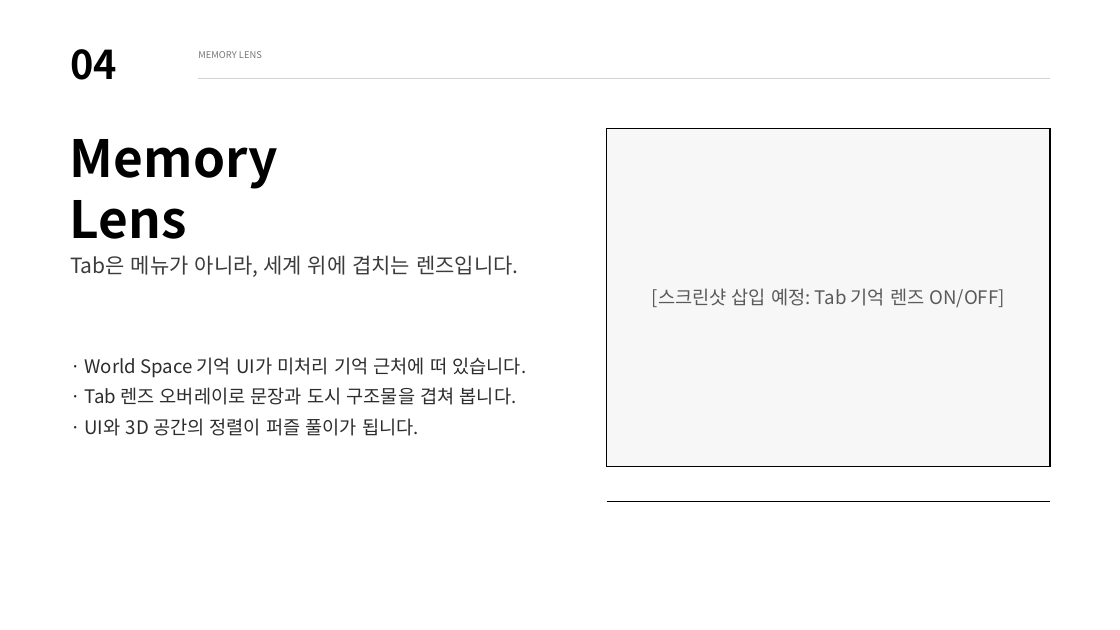
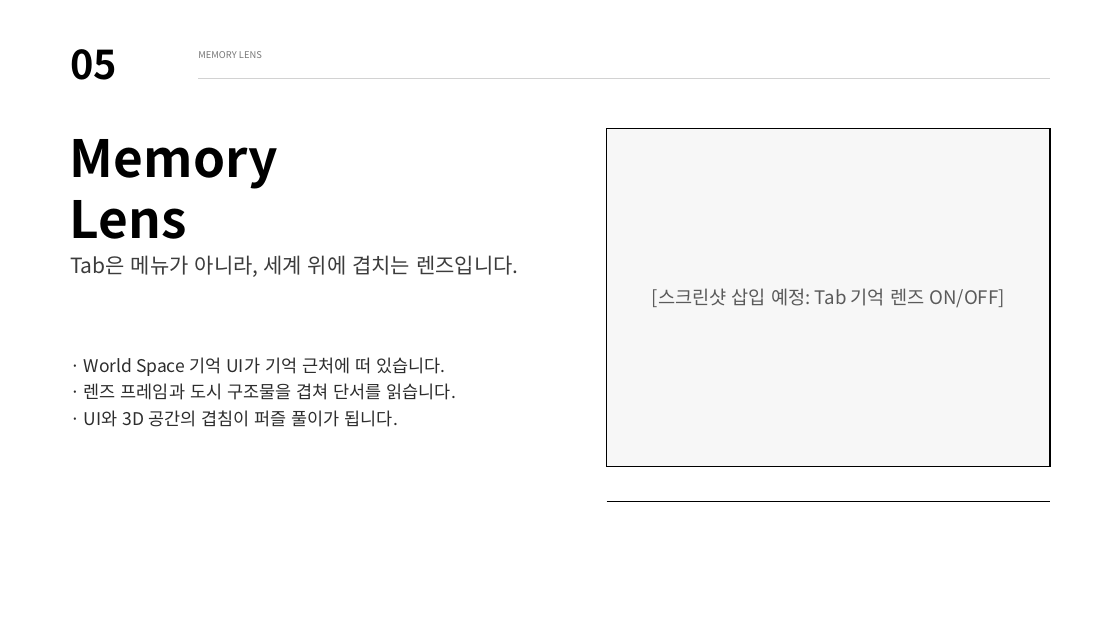
Before and after one commit to wodnd0403/memory_recycler, a slide deck: slide 5 of Docs/MemoryRecycler3D_Final_Presentation_SAFE.pptx (slide 4 before the commit). Drawn at 1120x630 pixels with LibreOffice and Linux fonts; fonts in the diff are those of the drawing. Boxes give left, top, right and bottom in pixels: in the first picture for what was removed or moved away, otherwise in the second. Text is boxed around its words. In the diff, an @@ line names an element or a change of style, - is before the commit and + after.

```diff
--- a/Docs/MemoryRecycler3D_Final_Presentation_SAFE.pptx
+++ b/Docs/MemoryRecycler3D_Final_Presentation_SAFE.pptx
@@ text at [70,49,117,80]: text changed @@
-04
+05
@@ text at [84,357,456,427]: text changed; size 16 to 15 pt @@
-· World Space 기억 UI가 미처리 기억 근처에 떠 있습니다.
-· Tab 렌즈 오버레이로 문장과 도시 구조물을 겹쳐 봅니다.
-· UI와 3D 공간의 정렬이 퍼즐 풀이가 됩니다.
+· World Space 기억 UI가 기억 근처에 떠 있습니다.
+· 렌즈 프레임과 도시 구조물을 겹쳐 단서를 읽습니다.
+· UI와 3D 공간의 겹침이 퍼즐 풀이가 됩니다.
```
Also in this commit, not shown: 9 other slides changed, 3 slides added, 2 slides removed, 3 other files.
